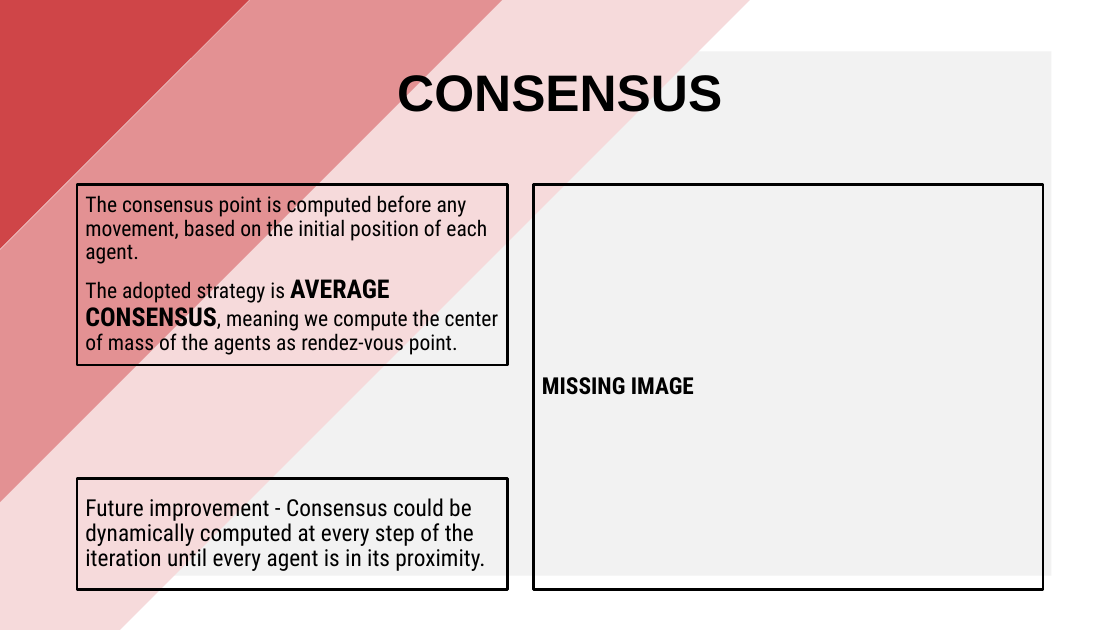
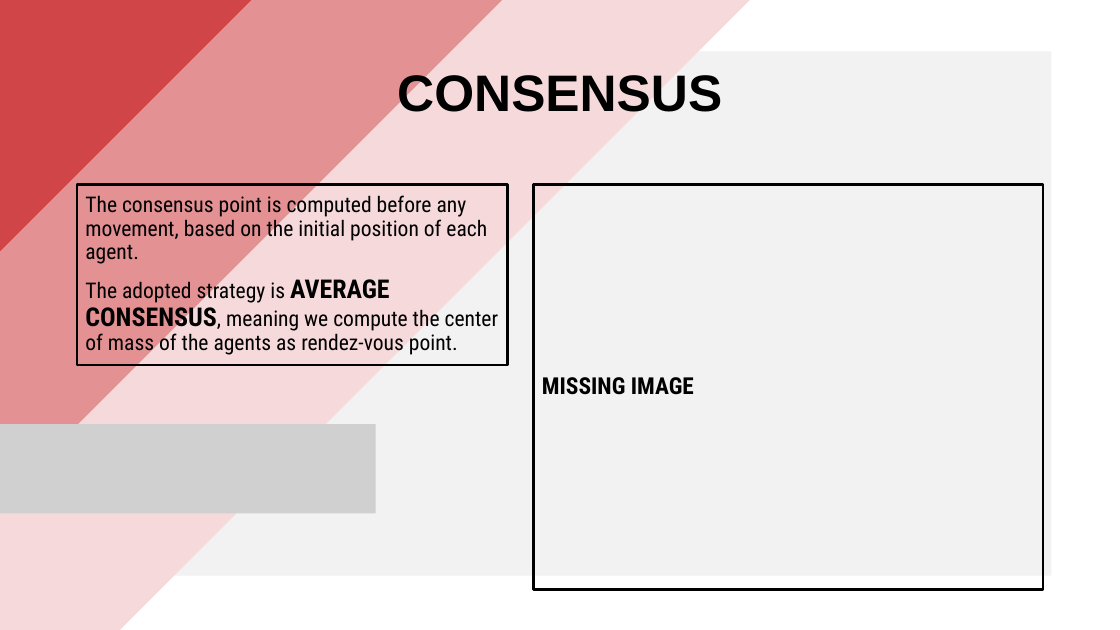
Before and after one commit to PippoGot/R-C2, a slide deck: slide 4 of documentation/presentation.pptx. Drawn at 1120x630 pixels with LibreOffice and Linux fonts; fonts in the diff are those of the drawing; grey boxes stand for pictures. Boxes give left, top, right and bottom in pixels: in the first picture for what was removed or moved away, otherwise in the second. Text is boxed around its words. In the diff, an @@ line names an element or a change of style, - is before the commit and + after.

```diff
--- a/documentation/presentation.pptx
+++ b/documentation/presentation.pptx
@@ rectangle: place and size @@
-rectangle at [0, 0, 315, 323]
+rectangle at [0, 0, 302, 339]
@@ picture added at [0, 424, 376, 513] @@
@@ rectangle removed at [77, 479, 507, 590] @@
-Future improvement - Consensus could be dynamically computed at every step of the iteration until every agent is in its proximity.
```
Also in this commit, not shown: 1 other slide changed, 1 other file.
